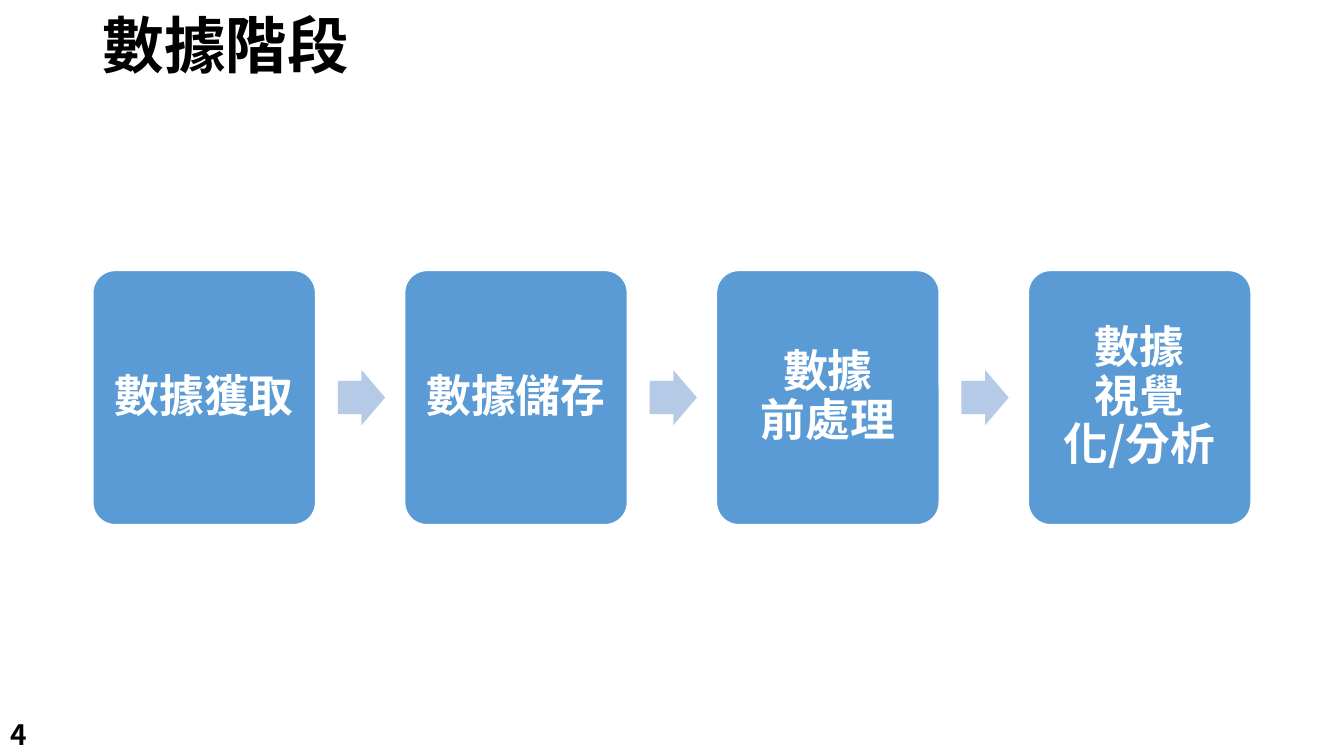
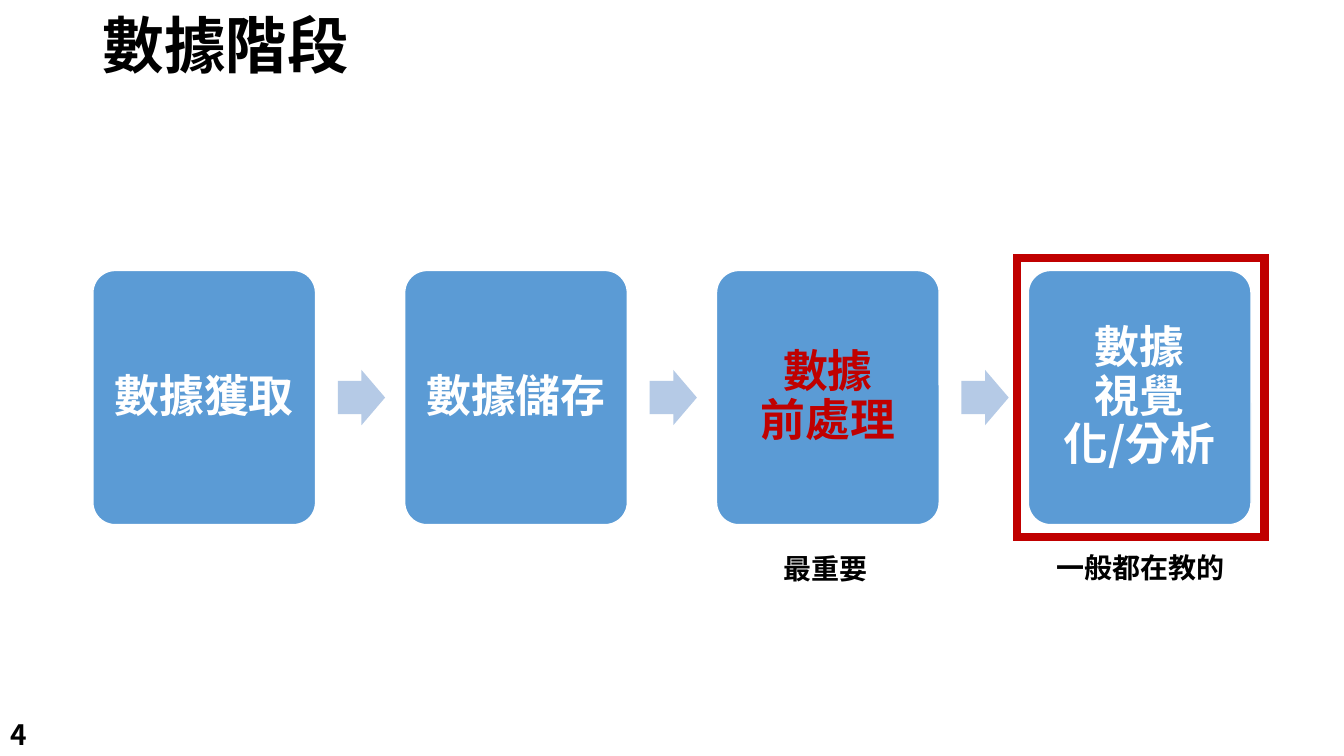
Before and after one commit to LeBronWilly/Basic_R_Language, a slide deck: slide 4 of R_Presentation.pptx. Drawn at 1344x756 pixels with LibreOffice and Linux fonts; fonts in the diff are those of the drawing; background and template pictures are left out. Boxes give left, top, right and bottom in pixels: in the first picture for what was removed or moved away, otherwise in the second. Text is boxed around its words. In the diff, an @@ line names an element or a change of style, - is before the commit and + after.

```diff
--- a/R_Presentation.pptx
+++ b/R_Presentation.pptx
@@ rectangle added at (1017, 258, 1264, 537), outline #C00000 6 pt @@
@@ text "數據 前處理" at (761, 349, 895, 440): text colour #FFFFFF to #C00000 @@
@@ text added at (783, 555, 867, 582), 20 pt, text #000000, bold @@
+最重要
@@ text added at (1057, 554, 1225, 581), 20 pt, text #000000, bold @@
+一般都在教的
```
Also in this commit, not shown: 17 other slides changed, 2 other files.
